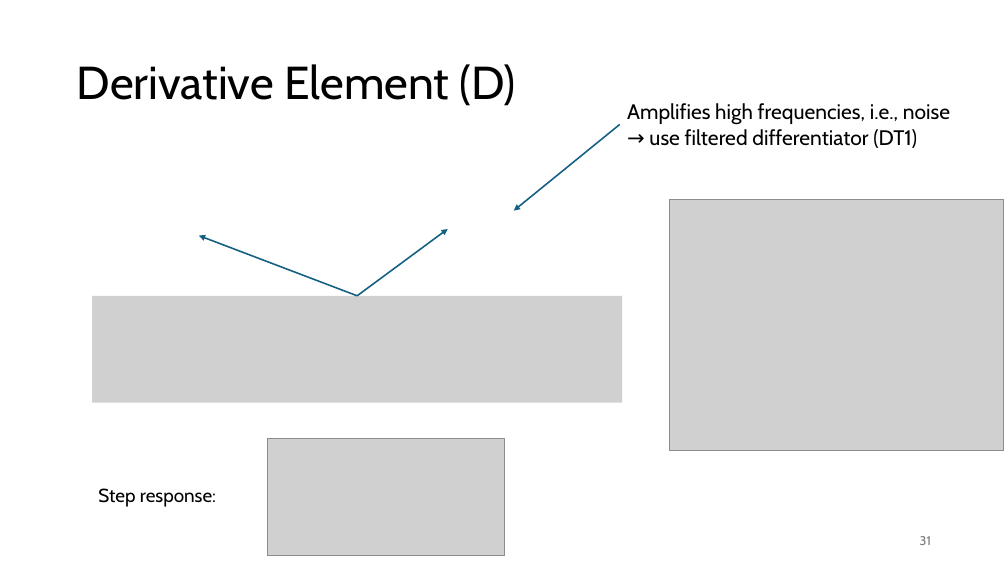
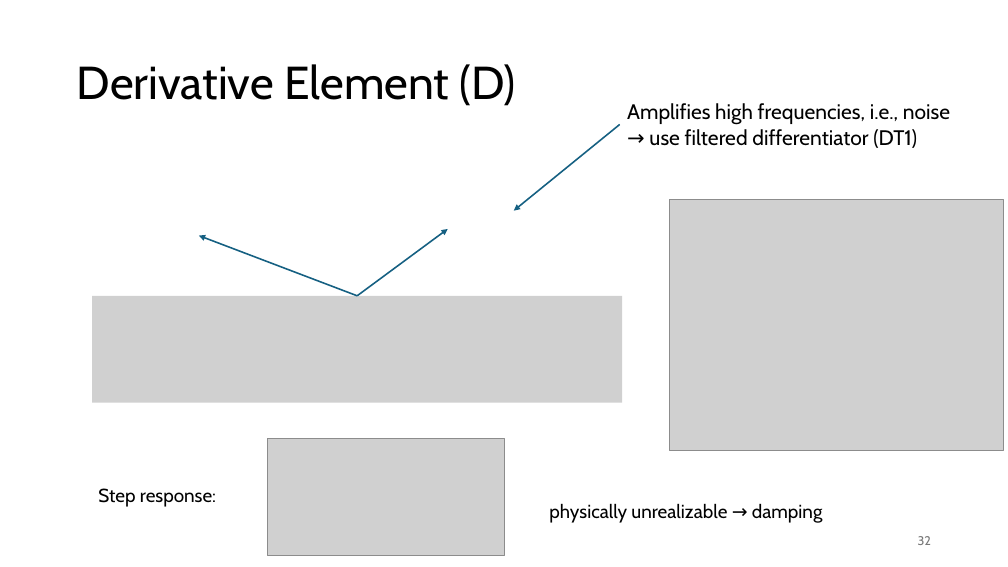
Before and after one commit to FelixWick/control_engineering, a slide deck: slide 32 of slides/3_Laplace.pptx (slide 31 before the commit). Drawn at 1008x567 pixels with LibreOffice and Linux fonts; fonts in the diff are those of the drawing; grey boxes stand for pictures. Boxes give left, top, right and bottom in pixels: in the first picture for what was removed or moved away, otherwise in the second. Text is boxed around its words. In the diff, an @@ line names an element or a change of style, - is before the commit and + after.

```diff
--- a/slides/3_Laplace.pptx
+++ b/slides/3_Laplace.pptx
@@ text added at box(549, 503, 823, 523), 18 pt, text #000000 @@
+physically unrealizable → damping
@@ page number at box(918, 536, 931, 545): text changed @@
-31
+32
```
Also in this commit, not shown: 3 other slides changed, 5 slides added.
